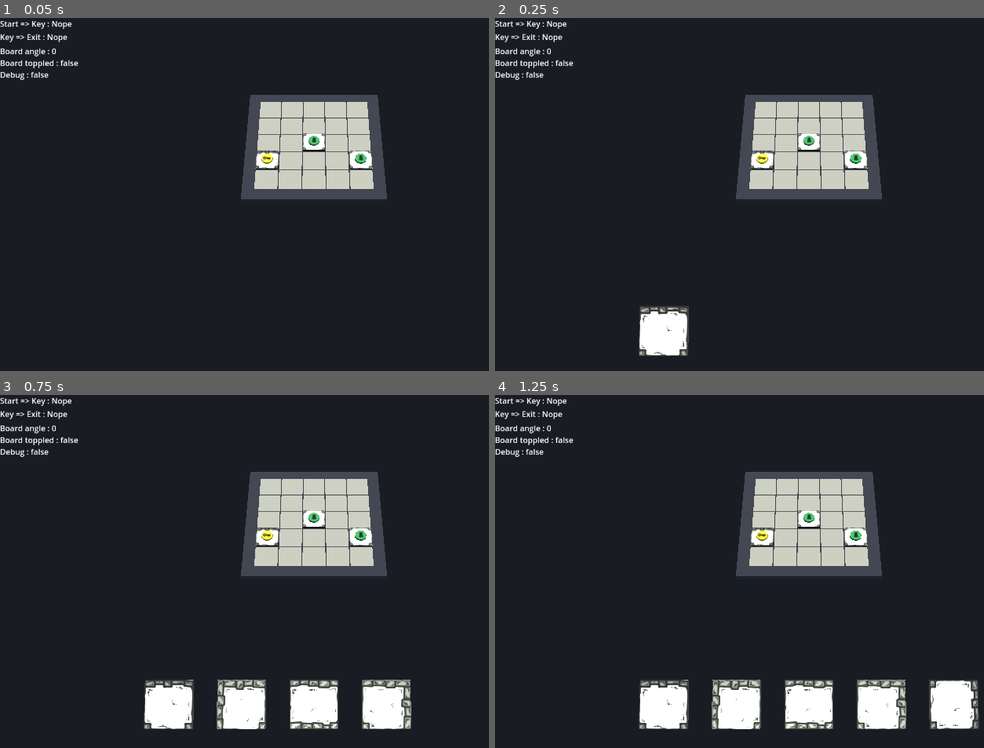
Above: before the commit, frames 1-4 (two rows, left to right).
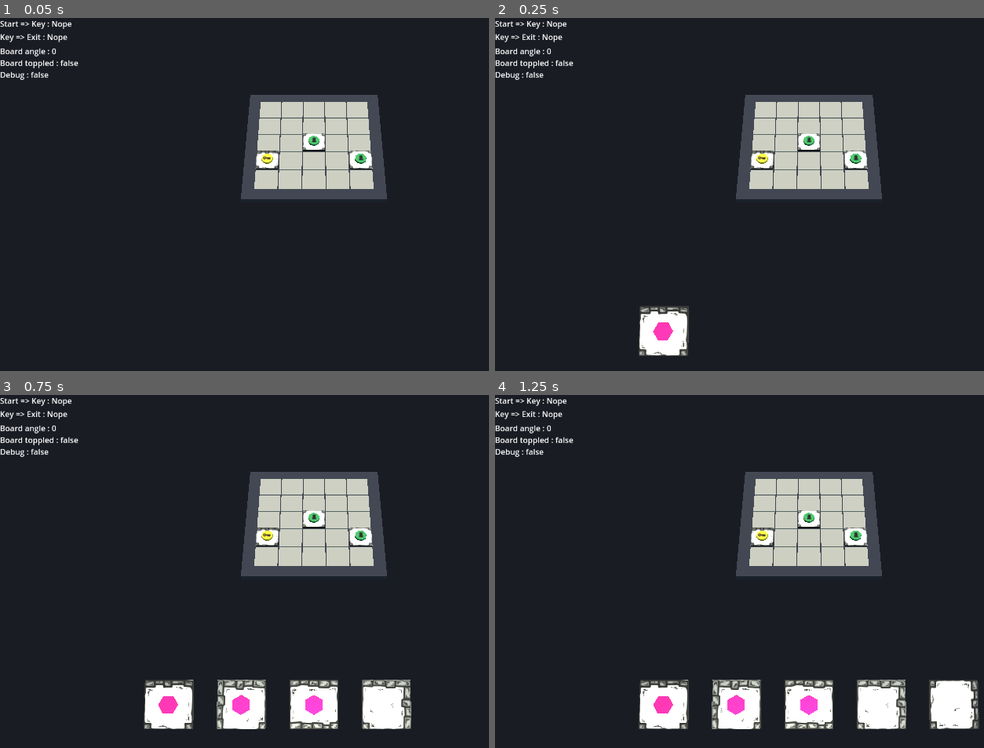
Above: after the commit, the same moments.

Repository: Cybierre-Koffee-Studio/GameOff2023
Game: Godot game, scene res://scenes/main.tscn
Two runs of this game, one before a commit and one after it. Both use one fixed random seed, a clock stepped at 60 frames per second and the inputs below.
Inputs (mouse positions are in pixels of both pictures, inside the frame that each line leads up to):
- Up to frame 1 (0.05 s): no input
- Up to frame 2 (0.25 s): no input
- Up to frame 3 (0.75 s): tap Enter (ui_accept) at 0.5 s; move the mouse to (449, 553) at 0.52 s; hold D (AllerADroite) from 0.53 s (still down); hold R (reroll, bound only after the commit) from 0.53 s (still down); click (449, 553) at 0.67 s
- Up to frame 4 (1.25 s): keep holding D (AllerADroite); keep holding R (reroll, bound only after the commit); tap Enter (ui_accept) at 0.77 s

Frame 1 is identical in both runs. In frame 2, 0.2% of the frame differs, in the area x 32-37%, y 86-92%; in frame 3, 0.5%, in the area x 32-66%, y 84-91%; in frame 4, 0.5%.

Commit message:
Début objets avec objet reroll fonctionnel

Diff:
--- a/godot/project.godot
+++ b/godot/project.godot
@@ -62,7 +62,11 @@
 }
 rotate_tile={
 "deadzone": 0.5,
-"events": [Object(InputEventKey,"resource_local_to_scene":false,"resource_name":"","device":0,"window_id":0,"alt_pressed":false,"shift_pressed":false,"ctrl_pressed":false,"meta_pressed":false,"pressed":false,"keycode":0,"physical_keycode":82,"key_label":0,"unicode":0,"echo":false,"script":null)
+"events": []
+}
+reroll={
+"deadzone": 0.5,
+"events": [Object(InputEventKey,"resource_local_to_scene":false,"resource_name":"","device":-1,"window_id":0,"alt_pressed":false,"shift_pressed":false,"ctrl_pressed":false,"meta_pressed":false,"pressed":false,"keycode":0,"physical_keycode":82,"key_label":0,"unicode":114,"echo":false,"script":null)
 ]
 }
 
--- a/godot/scenes/board/board.gd
+++ b/godot/scenes/board/board.gd
@@ -229,10 +229,13 @@
     var tile = selected_tile_copy
     remove_child(selected_tile_copy)
     tile.position = selected_tile_copy.position
+    selected_tile_copy.disconnect("select_tile", add_tile)
     selected_tile_copy = null
     emit_signal("tile_placed", tile)
     tile.position.y = 50
     add_child(tile)
+    if tile.has_item():
+        tile.item.on_placement()
     var tile_x = tile.position.x + GRID_SIZE/2
     var tile_y = tile.position.z + GRID_SIZE/2
     tile.get_neighbour_tile_color()
@@ -282,10 +285,17 @@
 func tip(angle):
     var tween = create_tween()
     var new_angle = snapped(rotation_degrees.z - angle,0.01)
-    tween.tween_property(self, "rotation_degrees:z", new_angle, 0.6).set_trans(Tween.TRANS_BACK).set_ease(Tween.EASE_OUT).set_delay(0.6)
-    emit_signal("board_tipped", new_angle)
     if abs(new_angle) > GRID_SIZE*4/5 :
-        emit_signal("board_toppled")
+        if rotation_degrees.z > 0:
+            new_angle = 180
+        else:
+            new_angle = -180
+        tween.tween_property(self, "rotation_degrees:z", new_angle, 0.6).set_trans(Tween.TRANS_BACK).set_ease(Tween.EASE_OUT)
+        tween.tween_callback(emit_signal.bind("board_toppled"))
+    else:
+        tween.tween_property(self, "rotation_degrees:z", new_angle, 0.6).set_trans(Tween.TRANS_BACK).set_ease(Tween.EASE_OUT).set_delay(0.6)
+        emit_signal("board_tipped", new_angle)
+
 
 func on_tile_selected(tile):
     GlobalVars.selected_tile_rotation = tile.rotation.y
@@ -296,6 +306,8 @@
     selected_tile_copy.rotation = GlobalVars.selected_tile.rotation
     selected_tile_copy.scale = Vector3(1,1,1)
     selected_tile_copy.visible = false
+    if tile.has_item():
+        selected_tile_copy.item = tile.item.duplicate()
     selected_tile_copy.connect("select_tile", add_tile)
     add_child(selected_tile_copy)
     for x in GRID_SIZE:
--- a/godot/scenes/global/global_vars.gd
+++ b/godot/scenes/global/global_vars.gd
@@ -7,6 +7,7 @@
 var at_exit
 var started
 var debug
+var reroll_number
 
 func _init():
     started = false
@@ -16,3 +17,4 @@
     got_key = false
     at_exit = false
     debug = false
+    reroll_number = 0
--- a/godot/scenes/hand/hand.gd
+++ b/godot/scenes/hand/hand.gd
@@ -12,6 +12,10 @@
 @onready var tile_markers : Array[Node3D] = [$Tile1, $Tile2, $Tile3, $Tile4, $Tile5]
 
 var current_hand : Array[Tile]  = []
+
+func _unhandled_input(event):
+    if event.is_action_pressed("reroll"):
+        reroll()
 
 # Called when the node enters the scene tree for the first time.
 func _ready():
@@ -46,6 +50,12 @@
         t.queue_free()
     current_hand = []
 
+func reroll():
+    if GlobalVars.reroll_number > 0:
+        GlobalVars.reroll_number -= 1
+        discard_hand()
+        deal_hand(GlobalVars.hand_size)
+
 func on_select_tile(tile):
     if GlobalVars.selected_tile != null && tile.can_move:
         var tween = create_tween()
--- /dev/null
+++ b/godot/scenes/items/item.gd
@@ -0,0 +1,11 @@
+extends Node3D
+class_name Item
+
+func place_on_tile(tile):
+    position = Vector3(tile.position.x, tile.position.y + 0.1, tile.position.z)
+
+func on_placement():
+    print("Item placed, doing placement effect")
+
+func on_pickup():
+    print("Item picked up, doing pickup effect")
--- /dev/null
+++ b/godot/scenes/items/reroll/reroll.gd
@@ -0,0 +1,7 @@
+extends Item
+
+func on_placement():
+    GlobalVars.reroll_number += 1
+
+func on_pickup():
+    print("Reroll picked up")
--- /dev/null
+++ b/godot/scenes/items/reroll/reroll.tscn
@@ -0,0 +1,15 @@
+[gd_scene load_steps=3 format=3 uid="uid://dl44svjbgo6vg"]
+
+[ext_resource type="Script" path="res://scenes/items/reroll/reroll.gd" id="1_m227c"]
+
+[sub_resource type="StandardMaterial3D" id="StandardMaterial3D_hm2m2"]
+albedo_color = Color(0.976471, 0, 0.419608, 1)
+
+[node name="reroll" type="Node3D"]
+script = ExtResource("1_m227c")
+
+[node name="CSGCylinder3D" type="CSGCylinder3D" parent="."]
+radius = 0.2
+height = 0.1
+sides = 6
+material = SubResource("StandardMaterial3D_hm2m2")
--- a/godot/scenes/tiles/tile.gd
+++ b/godot/scenes/tiles/tile.gd
@@ -10,6 +10,8 @@
 const corridor_texture = preload("res://models/tiles/corridor/tile_corridor_texture_corridor.png")
 const straight_texture = preload("res://models/tiles/straight/tile_straight_texture_t.png")
 const corner_texture = preload("res://models/tiles/corner/tile_corner_texture_corner.png")
+
+const reroll_item_scene = preload("res://scenes/items/reroll/reroll.tscn")
 
 const opening_data_by_type_and_rotation = {
     TYPE.CENTER: {
@@ -46,6 +48,8 @@
 @export var can_rotate : bool = true
 @export var can_move : bool = true
 
+var item : Item = null
+
 # Called when the node enters the scene tree for the first time.
 func _ready():
     pass # Replace with function body.
@@ -64,6 +68,9 @@
             base_material_copy.albedo_texture = corner_texture
     #base_material_copy.albedo_color = COLORS.pick_random()
     $mesh.set_surface_override_material(0, base_material_copy)
+    var proba_item = randi_range(0,100)
+    if proba_item >= 50:
+        add_item()
 
 # renvoie les données sur les bords de la tuile sous forme d'un tableau de binaires :
 #  0 : les ouvertures (haut, droite, bas, gauche), exemple pour un couloir horizontal : 0b0101
@@ -72,6 +79,16 @@
     var rotation_degrees : int = floor(rad_to_deg(self.rotation.y))
     var opening_data = opening_data_by_type_and_rotation[instance_type][rotation_degrees%360]
     return [opening_data, opening_data^0b1111]
+
+func add_item():
+    var new_item = reroll_item_scene.instantiate()
+    new_item.place_on_tile(self)
+    item = new_item
+    add_child(new_item)
+    pass
+
+func has_item():
+    return item != null
 
 # Called every frame. 'delta' is the elapsed time since the previous frame.
 func _process(_delta):
